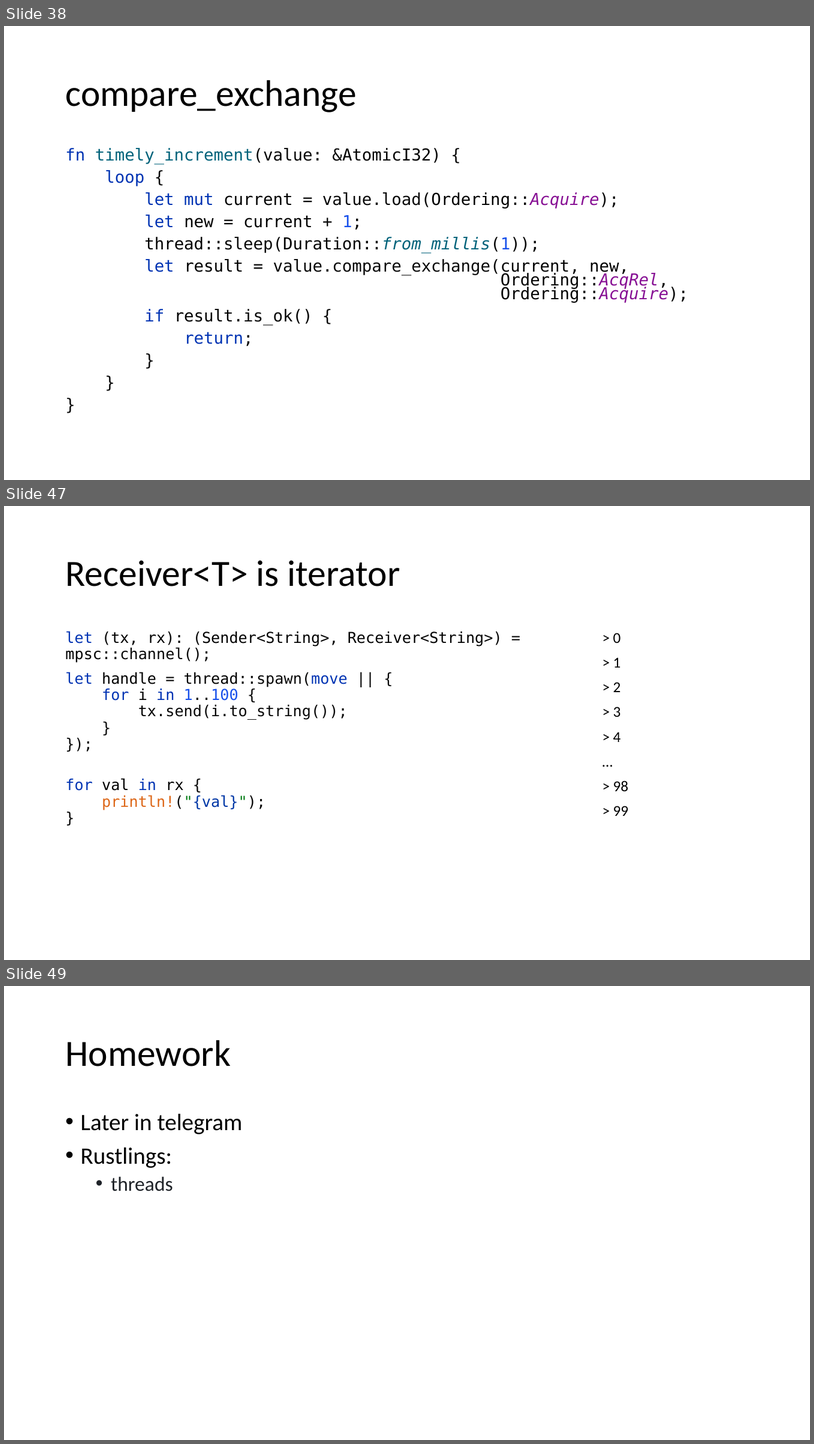
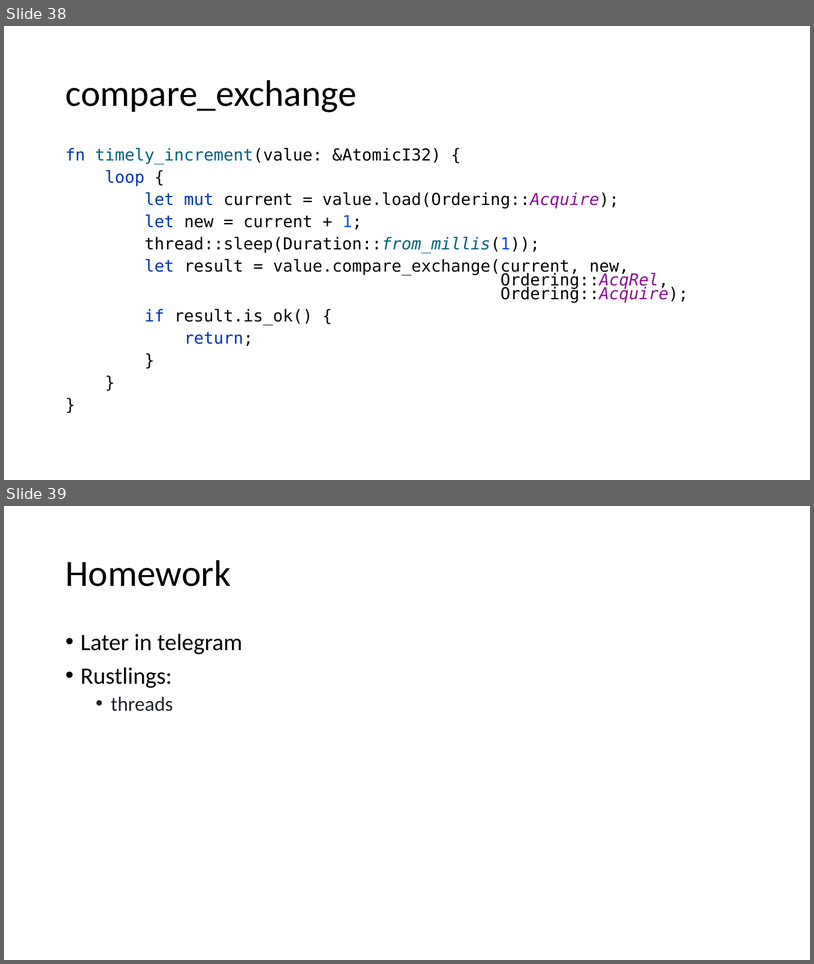
Before and after one commit to kugushev/course-rust-basics, a slide deck: src/11-Multithreading/11-Multithreading.pptx. Shown one above the other, each under a label of ours: slides 38, 47 and 49 before the commit, slides 38 and 39 after it; the slides between them are not shown. The pictures are 814x1444 and 814x964 pixels, drawn with LibreOffice and Linux fonts; fonts in the diff are those of the drawing. Boxes give left, top, right and bottom in pixels: in the first picture for what was removed or moved away, otherwise in the second. Text is boxed around its words. In the diff, an @@ line names an element or a change of style, - is before the commit and + after.

```diff
--- a/src/11-Multithreading/11-Multithreading.pptx
+++ b/src/11-Multithreading/11-Multithreading.pptx
@@ slide 47 removed at (x1=4, y1=506, x2=810, y2=960), background #FFFFFF @@
@@ title removed at (x1=65, y1=560, x2=401, y2=586) @@
-Receiver<T> is iterator
@@ text removed at (x1=65, y1=631, x2=503, y2=810) @@
-let (tx, rx): (Sender<String>, Receiver<String>) = mpsc::channel();
-let handle = thread::spawn(move || {
-for i in 1..100 {
-tx.send(i.to_string());
-}
-});
-for val in rx {
-println!("{val}");
-}
@@ text removed at (x1=614, y1=633, x2=629, y2=816) @@
-> 0
-> 1
-> 2
-> 3
-> 4
-…
-> 98
-> 99
@@ what was slide 49 is now slide 39 @@
```
Also in this commit, not shown: 9 other slides removed, 1 other file.
